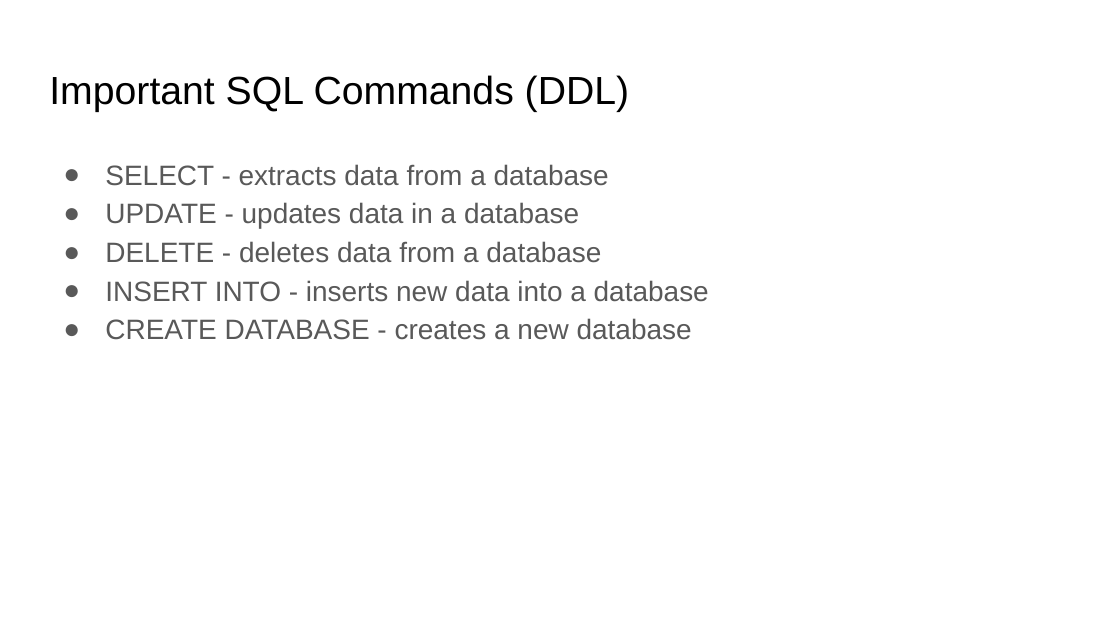
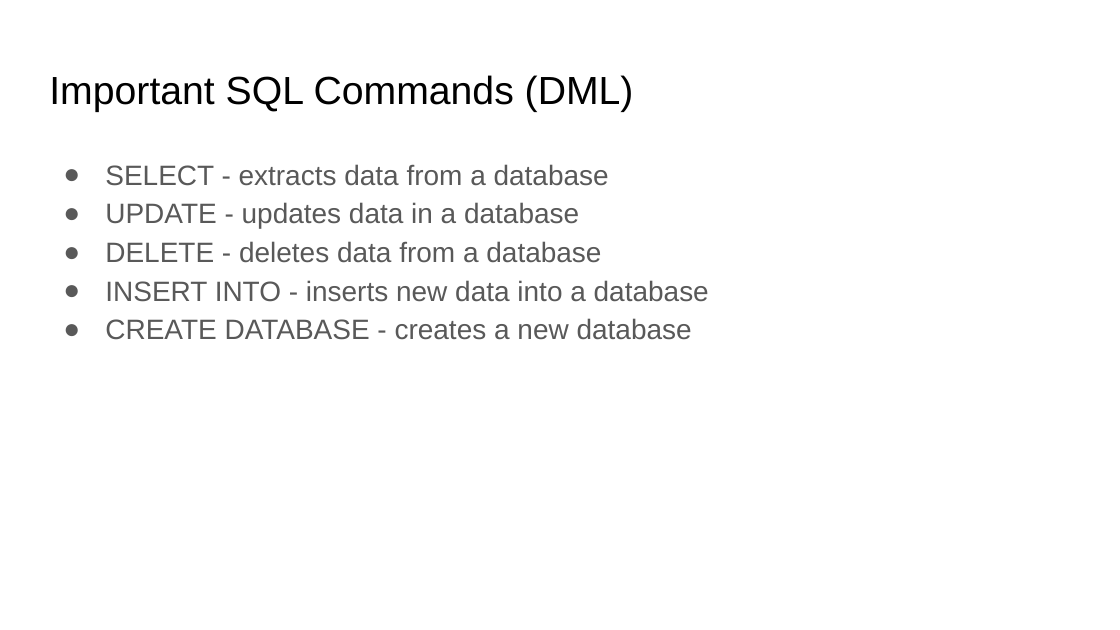
Before and after one commit to imcuteani/Azure_Big_Data_Training, a slide deck: slide 65 of IIHT-Capgemini Big Data Azure Training-Slide.pptx. Drawn at 1120x630 pixels with LibreOffice and Linux fonts; fonts in the diff are those of the drawing. Boxes give left, top, right and bottom in pixels: in the first picture for what was removed or moved away, otherwise in the second. Text is boxed around its words. In the diff, an @@ line names an element or a change of style, - is before the commit and + after.

```diff
--- a/IIHT-Capgemini Big Data Azure Training-Slide.pptx
+++ b/IIHT-Capgemini Big Data Azure Training-Slide.pptx
@@ title at bbox=[49, 75, 634, 112]: text changed @@
-Important SQL Commands (DDL)
+Important SQL Commands (DML)
```
Also in this commit, not shown: 1 other slide changed, 5 other files.
